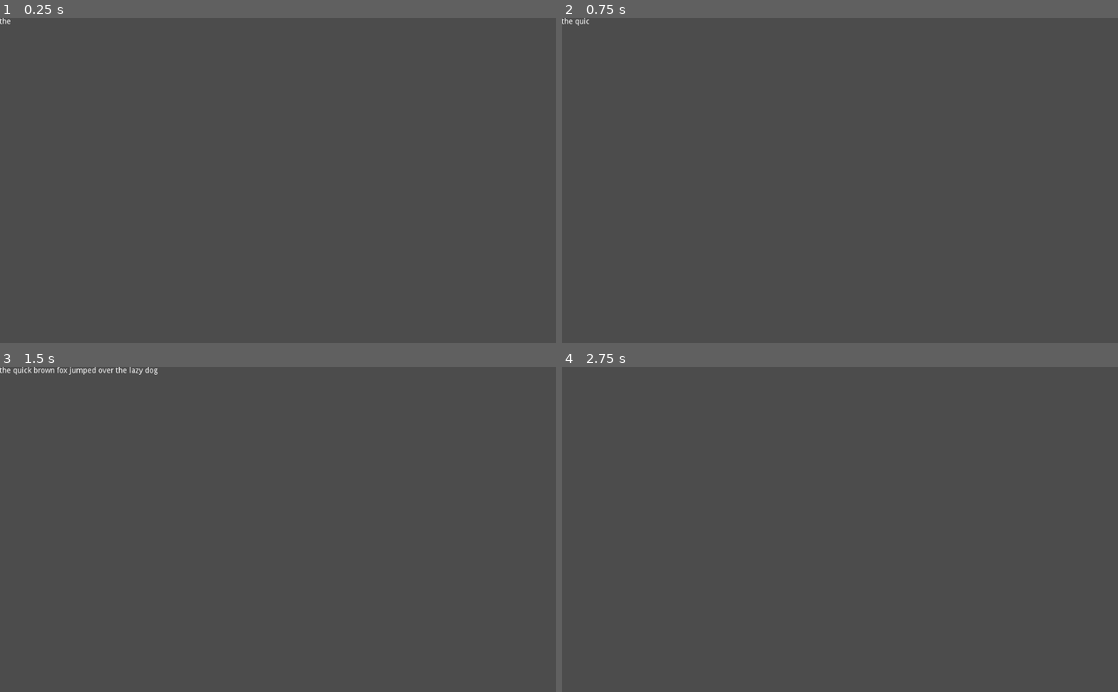
Above: before the commit, frames 1-4 (two rows, left to right).
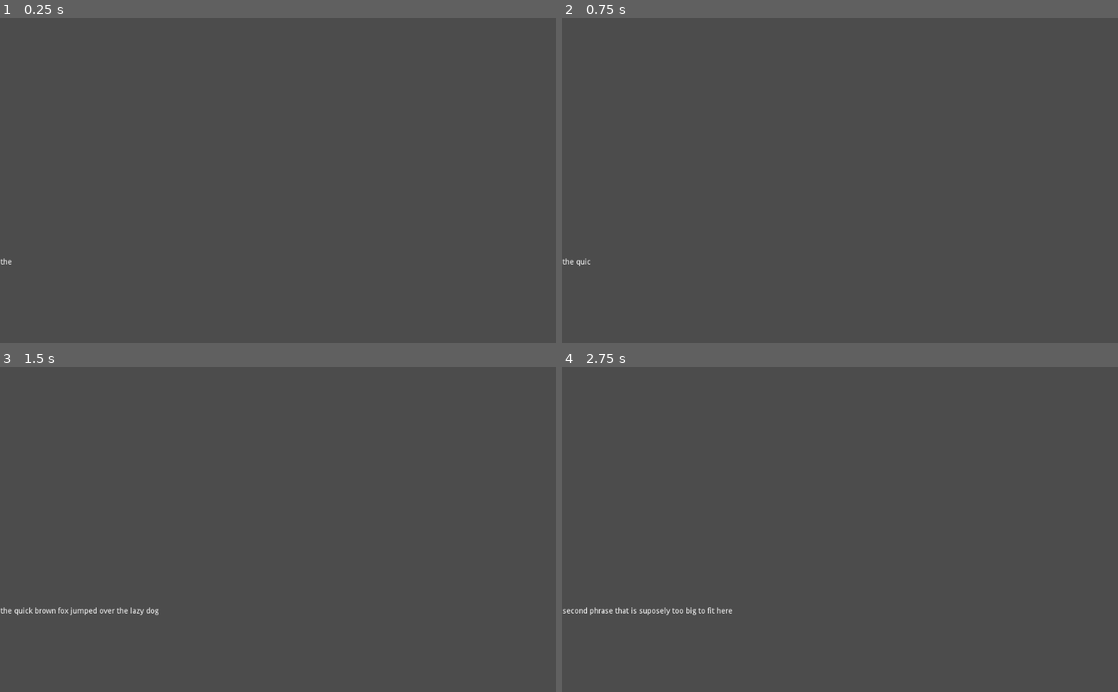
Above: after the commit, the same moments.

Repository: uspgamedev/lasagna
Game: Godot game, scene res://map/map.tscn
The game is run twice, just before and just after one commit, with the same random seed, the same clock (stepped at 60 frames per second) and the same inputs. The project has no main scene, so this scene is started directly.
Inputs:
- Up to frame 1 (0.25 s): no input
- Up to frame 2 (0.75 s): tap Enter (ui_accept) at 0.5 s; hold Enter (ui_accept) from 0.53 s (still down)
- Up to frame 3 (1.5 s): release Enter (ui_accept) at 1.28 s; tap Enter (ui_accept) at 1.35 s
- Up to frame 4 (2.75 s): tap Enter (ui_accept) at 1.52, 1.82, 2 s; hold Enter (ui_accept) from 2.03 s (still down)

The runs differ from the first frame. In frame 1, less than 0.1% of the frame differs, in the area x 0-3%, y 0-76%; in frame 2, less than 0.1%; in frame 3, 0.5%, in the area x 0-29%, y 0-77%; in frame 4, 0.3%.

Commit message:
Fix dialogue bug and change its position at the screen

Diff:
--- a/game/Dialogue.gd
+++ b/game/Dialogue.gd
@@ -5,9 +5,11 @@
 
 var isPressed = false
 var wasPressed = false
+var finishedNow = false
 
 func _ready():
-	display_text(["the quick brown fox jumped over the lazy dog"])
+	display_text(["the quick brown fox jumped over the lazy dog",
+				  "second phrase that is suposely too big to fit here"])
 
 func display_text(text_vec):
 	for text in text_vec:
@@ -15,11 +17,12 @@
 			$Text.add_text(text[i])
 			$Timer.start()
 			yield($Timer, "timeout")
-			if Input.is_action_pressed("ui_accept"):
+			if Input.is_action_pressed("ui_accept") and not finishedNow:
 				$Text.add_text(text.substr(i+1, len(text)-i-1))
 				break
 		yield(self, "pressed")
 		$Text.clear()
+		finishedNow = true
 	emit_signal("finished")
 
 func _input(event):
@@ -30,4 +33,5 @@
 		wasPressed = true
 	if (event.is_action_released("ui_accept")):
 		isPressed = false
+		finishedNow = false
 		wasPressed = false
--- a/game/hud/hud.tscn
+++ b/game/hud/hud.tscn
@@ -12,5 +12,7 @@
 
 [node name="Dialogue" parent="." index="0" instance=ExtResource( 1 )]
 
-margin_left = -1.0
-margin_right = 39.0
+margin_left = 1.0
+margin_top = 444.0
+margin_right = 41.0
+margin_bottom = 484.0
